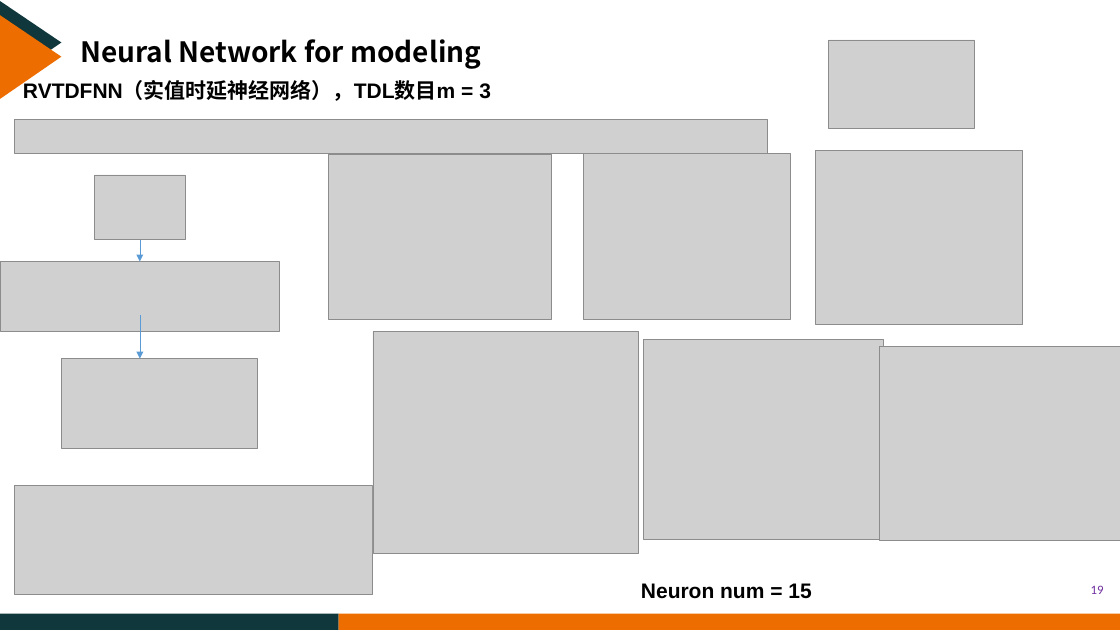
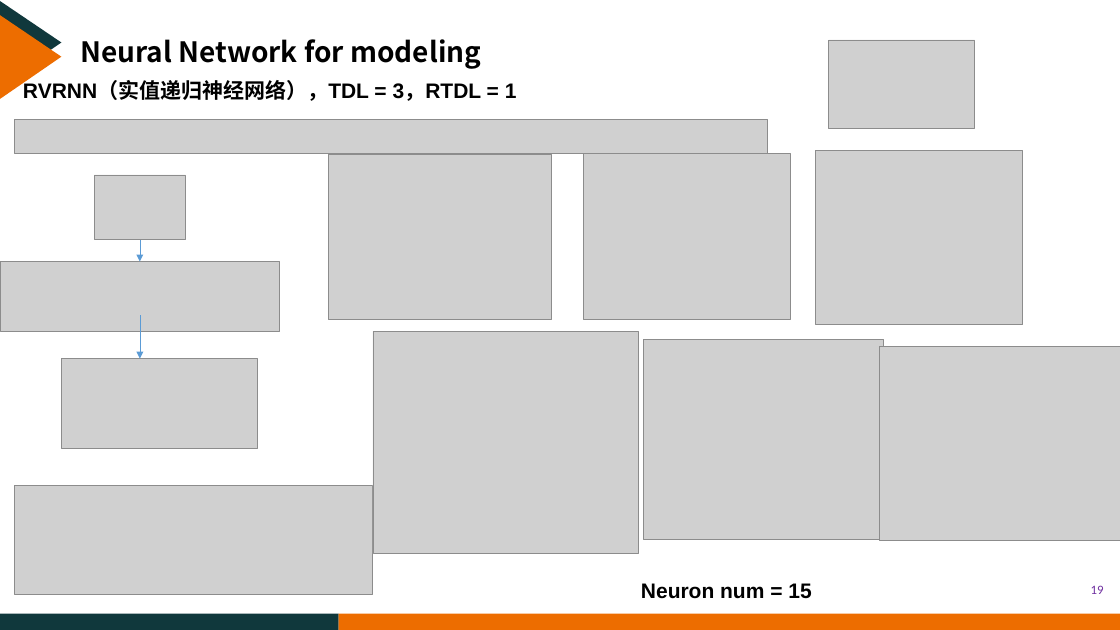
Before and after one commit to CreatorYu/Yu, a slide deck: slide 19 of YXQ.pptx. Drawn at 1120x630 pixels with LibreOffice and Linux fonts; fonts in the diff are those of the drawing; grey boxes stand for pictures; background and template pictures are left out. Boxes give left, top, right and bottom in pixels: in the first picture for what was removed or moved away, otherwise in the second. Text is boxed around its words. In the diff, an @@ line names an element or a change of style, - is before the commit and + after.

```diff
--- a/YXQ.pptx
+++ b/YXQ.pptx
@@ text at (23, 81, 517, 101): text changed @@
-RVTDFNN（实值时延神经网络），TDL数目m = 3
+RVRNN（实值递归神经网络），TDL = 3，RTDL = 1
```
Also in this commit, not shown: 1 other slide changed, 17 other files.
